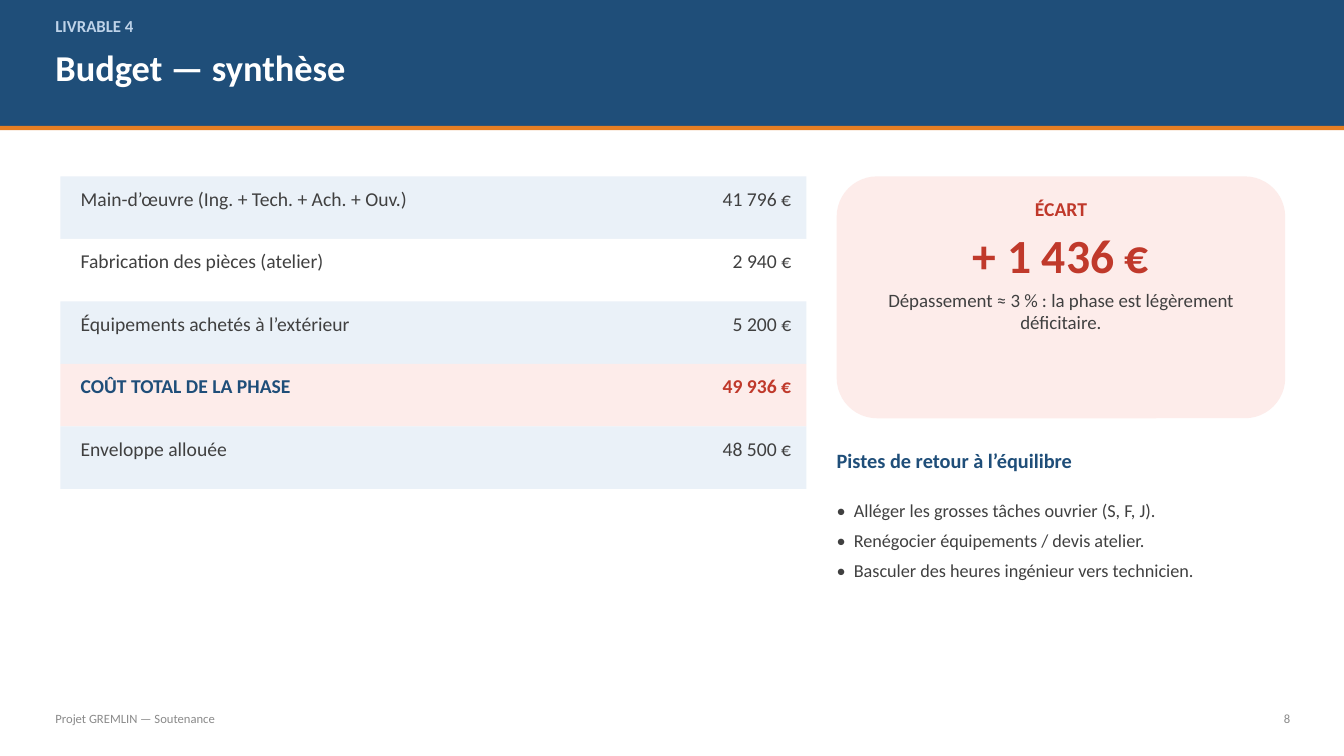
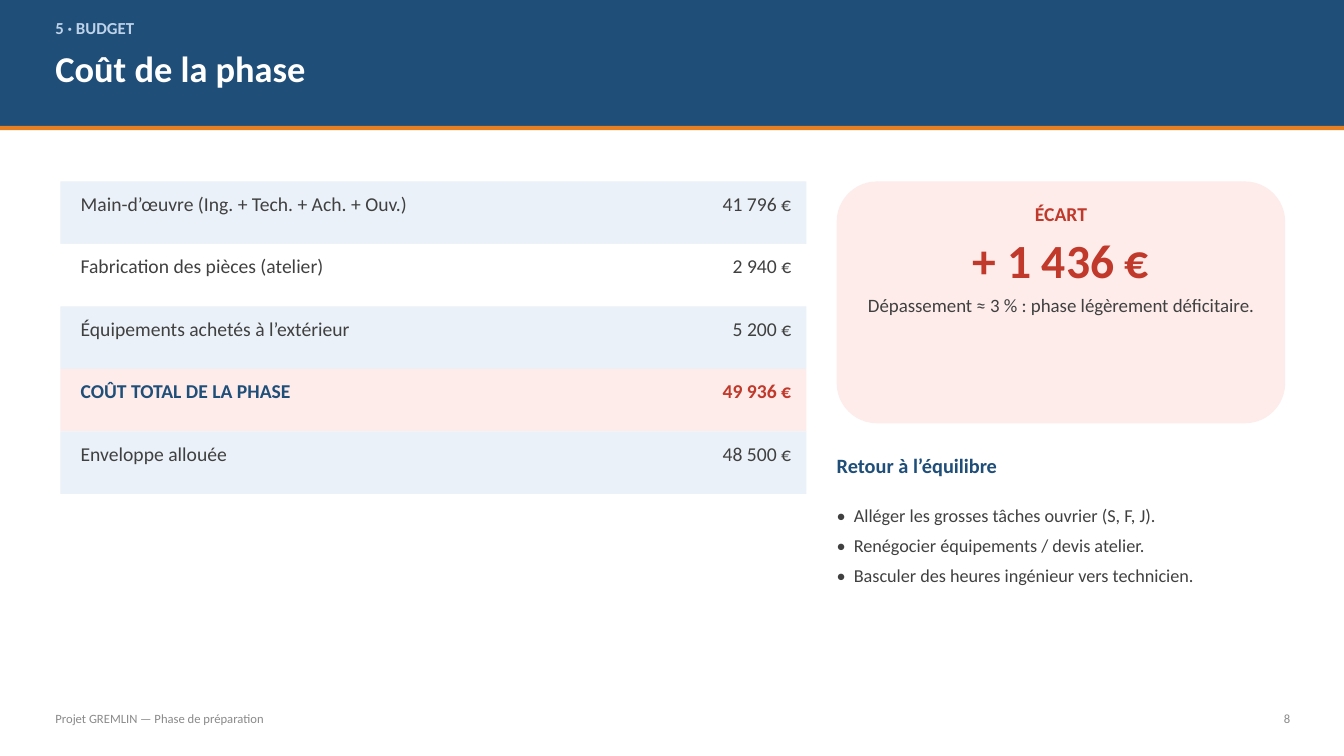
Before and after one commit to guigzT42/licence, a slide deck: slide 9 of Projet_GREMLIN_Presentation.pptx (slide 8 before the commit). Drawn at 1344x756 pixels with LibreOffice and Linux fonts; fonts in the diff are those of the drawing. Boxes give left, top, right and bottom in pixels: in the first picture for what was removed or moved away, otherwise in the second. Text is boxed around its words. In the diff, an @@ line names an element or a change of style, - is before the commit and + after.

```diff
--- a/Projet_GREMLIN_Presentation.pptx
+++ b/Projet_GREMLIN_Presentation.pptx
@@ text at bbox=[55, 23, 134, 34]: text changed @@
-LIVRABLE 4
+5 · BUDGET
@@ text at bbox=[55, 56, 306, 88]: text changed @@
-Budget — synthèse
+Coût de la phase
@@ 11 texts, 5 rectangles, 1 rounded rectangle: place and size @@
-11 texts, 5 rectangles, 1 rounded rectangle at bbox=[60, 176, 1286, 580]
+11 texts, 5 rectangles, 1 rounded rectangle at bbox=[60, 181, 1286, 585]
@@ text at bbox=[868, 299, 1254, 316]: text changed @@
-Dépassement ≈ 3 % : la phase est légèrement déficitaire.
+Dépassement ≈ 3 % : phase légèrement déficitaire.
@@ text at bbox=[837, 458, 997, 477]: text changed @@
-Pistes de retour à l’équilibre
+Retour à l’équilibre
@@ text at bbox=[55, 714, 263, 725]: text changed @@
-Projet GREMLIN — Soutenance
+Projet GREMLIN — Phase de préparation
```
Also in this commit, not shown: 11 other slides changed, 1 slide added, 1 other file.
